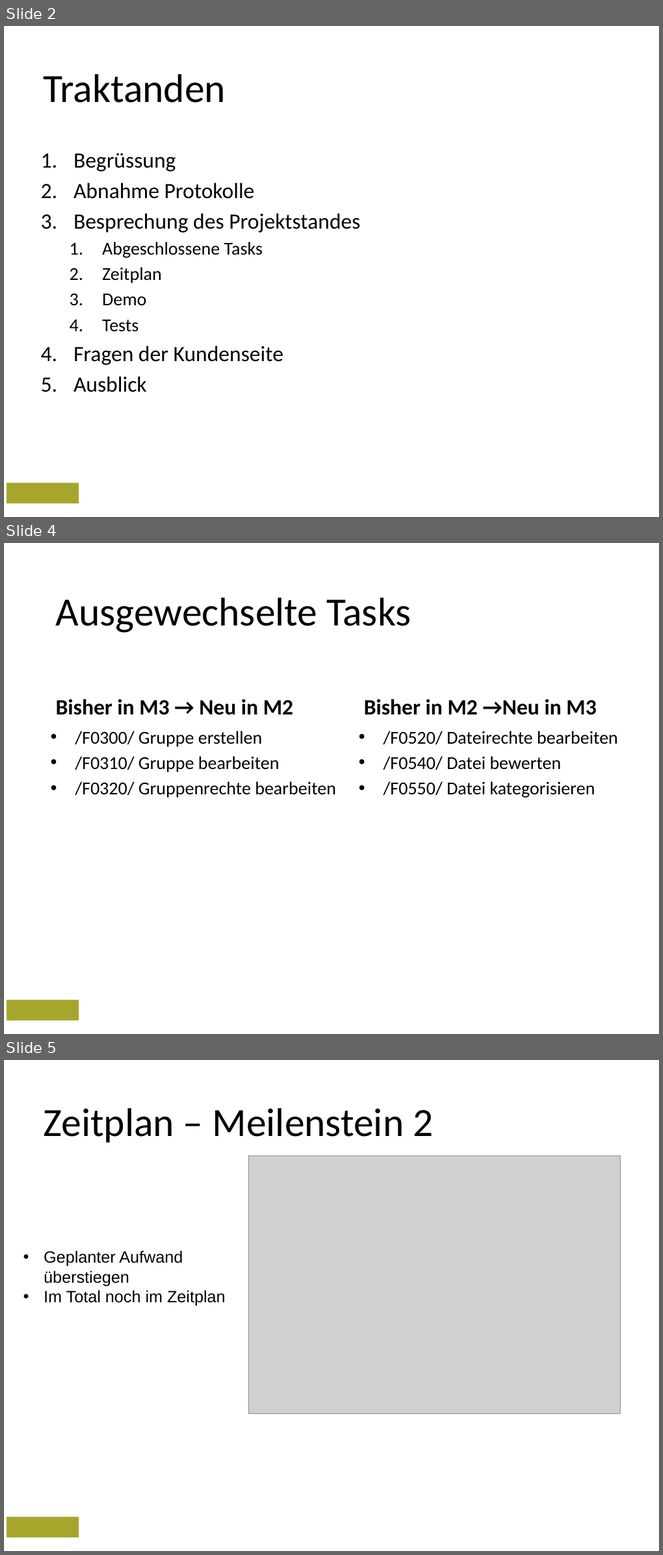
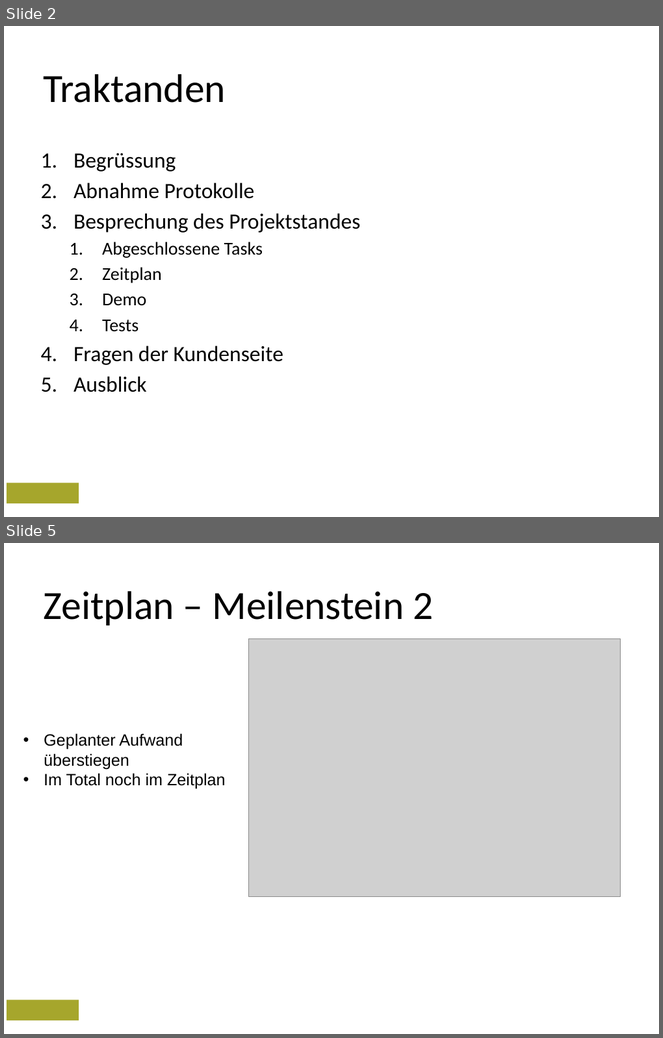
Before and after one commit to hsrdnguyen/PSIT2, a slide deck: documents/00_Sitzungen/Meilenstein_3/Meilenstein_3.pptx. Shown one above the other, each under a label of ours: slides 2, 4 and 5 before the commit, slides 2 and 5 after it; the slides between them are not shown. The pictures are 663x1555 and 663x1038 pixels, drawn with LibreOffice and Linux fonts; fonts in the diff are those of the drawing; grey boxes stand for pictures; background and template pictures are left out. Boxes give left, top, right and bottom in pixels: in the first picture for what was removed or moved away, otherwise in the second. Text is boxed around its words. In the diff, an @@ line names an element or a change of style, - is before the commit and + after.

```diff
--- a/documents/00_Sitzungen/Meilenstein_3/Meilenstein_3.pptx
+++ b/documents/00_Sitzungen/Meilenstein_3/Meilenstein_3.pptx
@@ slide 4 removed at (4, 543, 659, 1034), background picture (left out); not listed: 1 template element that a slide beside it also shows @@
@@ title removed at (56, 598, 411, 633) @@
-Ausgewechselte Tasks
@@ text removed at (56, 699, 293, 715) @@
-Bisher in M3 → Neu in M2
@@ text removed at (364, 699, 596, 715) @@
-Bisher in M2 →Neu in M3
@@ text removed at (75, 731, 336, 798) @@
-• /F0300/ Gruppe erstellen
-• /F0310/ Gruppe bearbeiten
-• /F0320/ Gruppenrechte bearbeiten
@@ text removed at (384, 731, 618, 798) @@
-• /F0520/ Dateirechte bearbeiten
-• /F0540/ Datei bewerten
-• /F0550/ Datei kategorisieren
```
Also in this commit, not shown: 2 slides changed, 3 slides added, 1 other slide removed, 8 other files.
